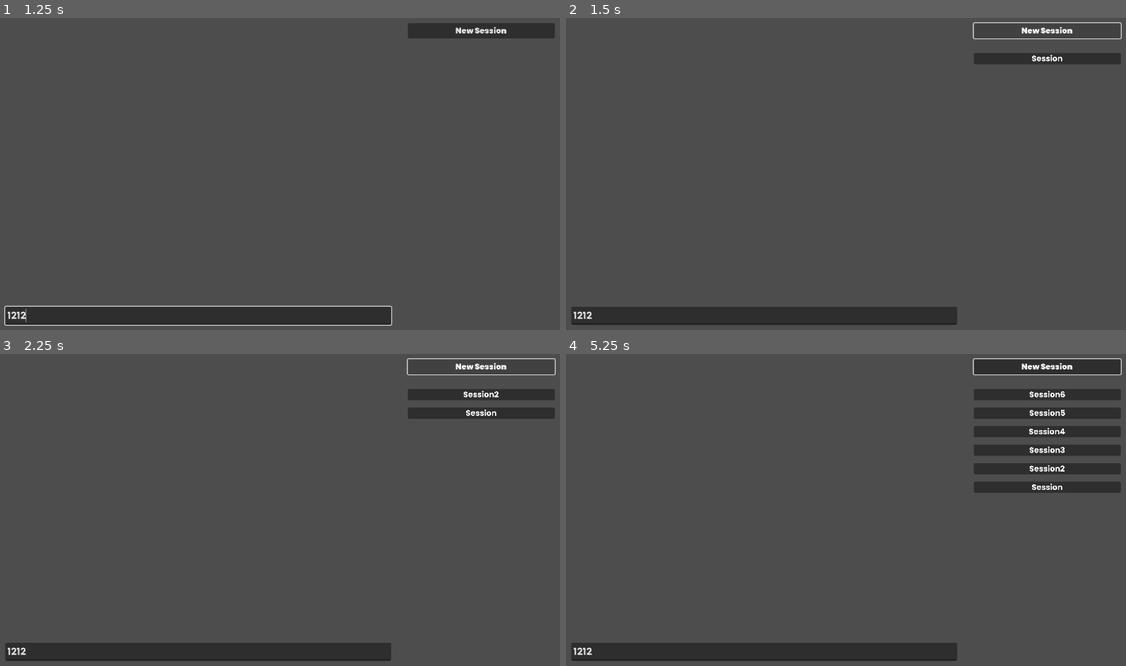
Above: before the commit, frames 1-4 (two rows, left to right).
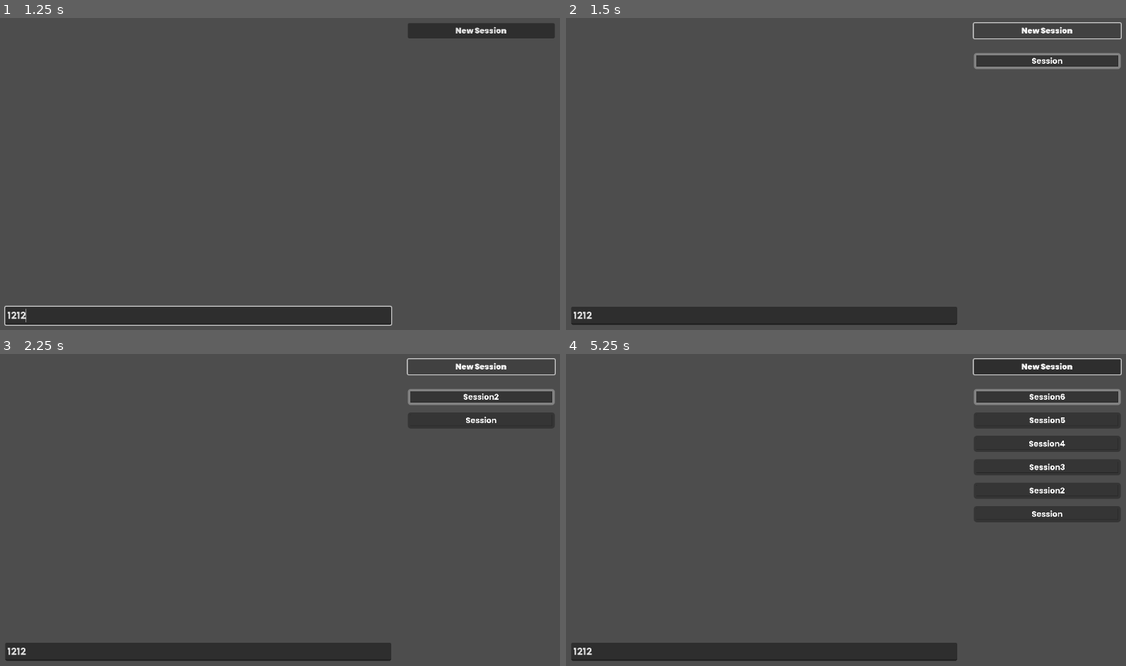
Above: after the commit, the same moments.

Repository: Shuflduf/Gemini-Chatbot
Game: Godot game, scene res://main.tscn
The game is run twice, just before and just after one commit, with the same random seed, the same clock (stepped at 60 frames per second) and the same inputs.
Inputs (mouse positions are in pixels of both pictures, inside the frame that each line leads up to):
- Up to frame 1 (1.25 s): click (196, 317) at 0.52 s; type "12" at 0.6 s; click (280, 180) at 0.75 s; type "12" at 0.83 s
- Up to frame 2 (1.5 s): click "New Session" at 1.25 s
- Up to frame 3 (2.25 s): click "New Session" at 2 s
- Up to frame 4 (5.25 s): click "New Session" at 2.75 s; tap Enter at 3.5, 5 s; move the mouse to (1047, 394) at 3.52 s; click (1047, 394) at 3.67 s; tap Space at 4.25 s; click (1047, 394) at 4.42 s; click (1047, 394) at 5.17 s

Frame 1 is identical in both runs. In frame 2, 0.6% of the frame differs, in the area x 72-100%, y 11-17%; in frame 3, 1.2%; in frame 4, 2.7%, in the area x 72-100%, y 11-54%.

Commit message:
selecting sessiona and proper deleting

Diff:
--- a/main.gd
+++ b/main.gd
@@ -2,9 +2,9 @@
 
 @onready var sessions: VBoxContainer = %Sessions
 @onready var messages: VBoxContainer = %Messages
-
 @onready var md_bb: MDtoBB = $MDtoBB
 @onready var request: HTTPRequest = $HTTPRequest
+
 @export var secrets: Secrets
 @export var message: PackedScene
 @export var session_scene: PackedScene
@@ -18,11 +18,8 @@
 var session: Session
 
 func _ready() -> void:
-	#secrets = Secrets.new()
-	#if DirAccess.exi
 	if FileAccess.file_exists("user://key"):
 		secrets.api_key = FileAccess.open("user://key", FileAccess.READ).get_as_text()
-	print(secrets.api_key)
 	if secrets.api_key.is_empty():
 		$ApiKeyPopup.show()
 	add_sessions()
@@ -58,8 +55,6 @@
 		var c = sessions.get_child(i)
 
 		if !c.get_signal_connection_list("tree_exited"):
-			#if sessions.get_child_count() <= 1:
-
 			c.tree_exited.connect(func():
 				for m in messages.get_children():
 					m.queue_free()
@@ -71,7 +66,14 @@
 		c.loaded.connect(_connect_single_session)
 
 
+func select_session(index: int):
+	for i in sessions.get_children():
+		i.change_border(Color.BLACK)
+
+	sessions.get_child(index).change_border(Color.WHITE)
+
 func _connect_single_session(index: int):
+	select_session(index)
 	session = sessions.get_child(index)
 	replace_all_messages(index)
 
@@ -189,5 +191,6 @@
 	session = session_scene.instantiate()
 	sessions.add_child(session, true)
 	sessions.move_child(session, 0)
+	select_session(0)
 	connect_sessions()
 	replace_all_messages(0)
--- a/main.tscn
+++ b/main.tscn
@@ -117,8 +117,8 @@
 anchor_bottom = 1.0
 offset_left = 4.0
 offset_top = 4.0
-offset_right = 566.0
-offset_bottom = 62.0
+offset_right = -4.0
+offset_bottom = -4.0
 grow_horizontal = 2
 grow_vertical = 2
 
--- a/save.json
+++ b/save.json
@@ -4,7 +4,7 @@
       "content": {
         "parts": [
           {
-            "text": "Orange is a vibrant color associated with:\n\n* **Fruit:**  The most common association is with the juicy citrus fruit.\n* **Sunrise & Sunset:** The warm hues of orange evoke feelings of dawn and dusk.\n* **Fall:** The changing leaves in autumn often display brilliant orange shades.\n* **Energy & Enthusiasm:** Orange is often used to represent vitality, creativity, and excitement.\n* **Warmth & Comfort:** The color can also evoke feelings of coziness and homeliness.\n\nWhat would you like to know about orange? \n"
+            "text": "Please tell me more about what you're interested in!  \"Wow things\" is a bit vague. \n\nFor example, you could tell me:\n\n* **What kind of things do you find \"wow\"?** Are you interested in nature, technology, art, music, food, or something else?\n* **What kind of \"wow\" are you looking for?** Do you want to be amazed, inspired, or entertained?\n\nOnce I know what you're looking for, I can give you some specific and exciting recommendations. \n"
           }
         ],
         "role": "model"
@@ -32,8 +32,8 @@
     }
   ],
   "usageMetadata": {
-    "promptTokenCount": 2,
+    "promptTokenCount": 3,
     "candidatesTokenCount": 112,
-    "totalTokenCount": 114
+    "totalTokenCount": 115
   }
 }
--- a/session.gd
+++ b/session.gd
@@ -9,6 +9,14 @@
 
 func _ready() -> void:
 	$Label.text = name
+
+func change_border(colour: Color):
+	var new_panel = get_theme_stylebox("panel").duplicate()
+	#print(new_panel.bg_color)
+	new_panel.border_color = colour
+	new_panel.border_color.a = 0.302
+	add_theme_stylebox_override("panel", new_panel)
+	#print(new_panel.bg_color)
 
 
 func save_conv():
--- a/session.tscn
+++ b/session.tscn
@@ -1,9 +1,22 @@
-[gd_scene load_steps=3 format=3 uid="uid://b0srqe8c5pob6"]
+[gd_scene load_steps=4 format=3 uid="uid://b0srqe8c5pob6"]
 
 [ext_resource type="Script" path="res://session.gd" id="1_61g11"]
 [ext_resource type="FontFile" uid="uid://dr4ky20okhwgl" path="res://assets/fonts/Normal.ttf" id="2_fmlw5"]
 
+[sub_resource type="StyleBoxFlat" id="StyleBoxFlat_pqcq6"]
+bg_color = Color(0, 0, 0, 0.301961)
+border_width_left = 5
+border_width_top = 5
+border_width_right = 5
+border_width_bottom = 5
+border_color = Color(0, 0, 0, 0.301961)
+corner_radius_top_left = 5
+corner_radius_top_right = 5
+corner_radius_bottom_right = 5
+corner_radius_bottom_left = 5
+
 [node name="Session" type="PanelContainer"]
+theme_override_styles/panel = SubResource("StyleBoxFlat_pqcq6")
 script = ExtResource("1_61g11")
 
 [node name="Label" type="Label" parent="."]
